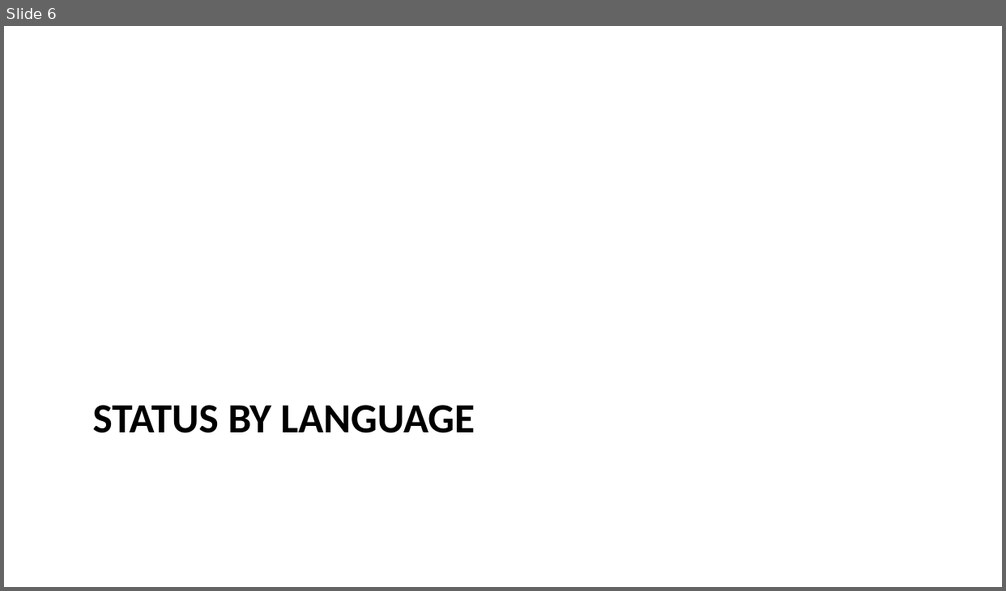
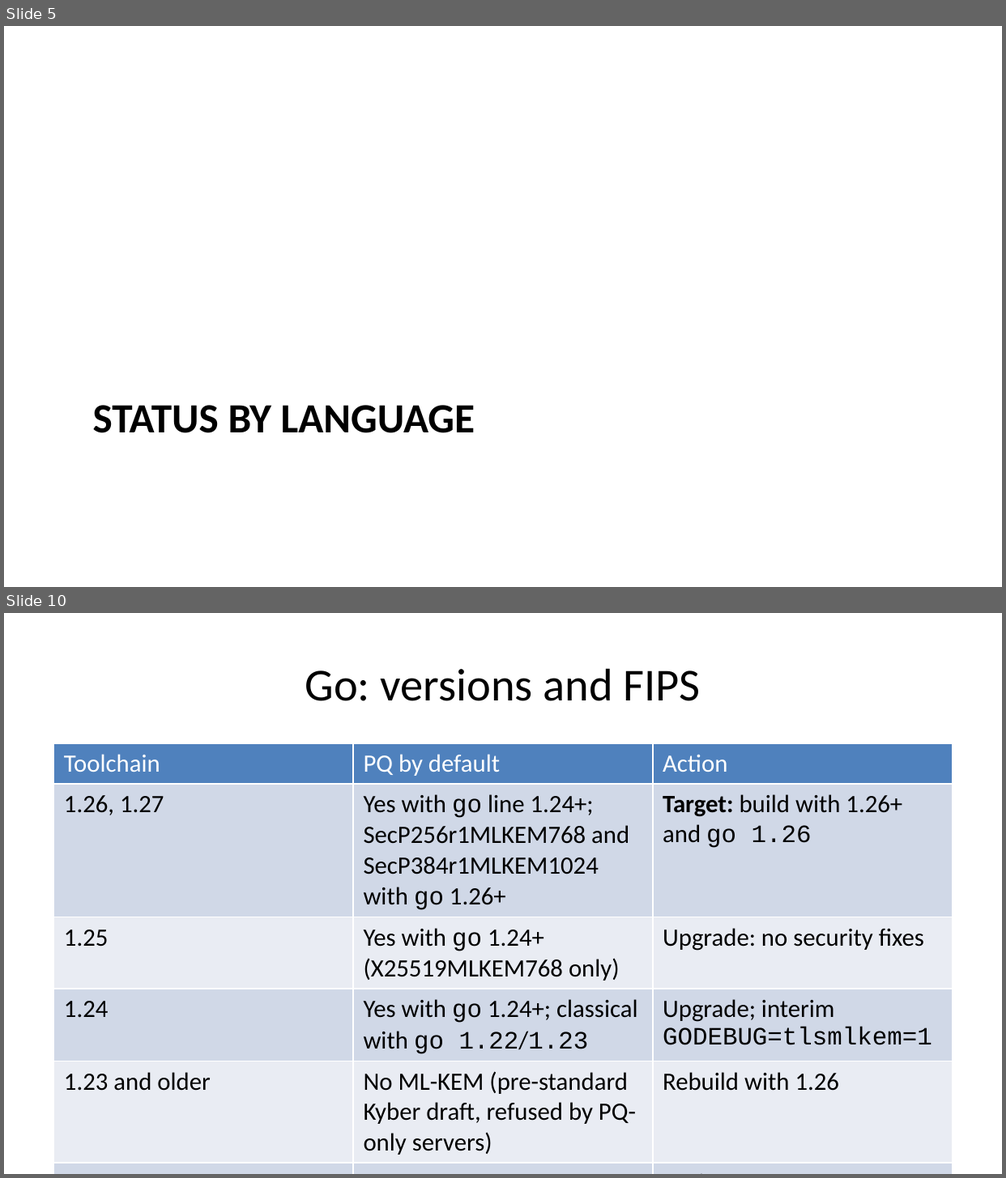
Before and after one commit to moolivkkr/PQC, a slide deck: PQC-Summary.pptx. Shown one above the other, each under a label of ours: slide 6 before the commit, slides 5 and 10 after it; the slides between them are not shown. The pictures are 1006x591 and 1006x1178 pixels, drawn with LibreOffice and Linux fonts; fonts in the diff are those of the drawing. Boxes give left, top, right and bottom in pixels: in the first picture for what was removed or moved away, otherwise in the second. Text is boxed around its words. In the diff, an @@ line names an element or a change of style, - is before the commit and + after.

```diff
--- a/PQC-Summary.pptx
+++ b/PQC-Summary.pptx
@@ slide 10 added at bbox=[4, 613, 1002, 1174], background #FFFFFF @@
@@ title added at bbox=[305, 668, 701, 701], 33 pt, text #000000 @@
+Go: versions and FIPS
@@ table added at bbox=[54, 743, 952, 1158], 6 rows, 3 columns @@
+Toolchain | PQ by default | Action
+1.26, 1.27 | Yes with go line 1.24+; SecP256r1MLKEM768 and SecP384r1MLKEM1024 with go 1.26+ | Target: build with 1.26+ and go 1.26
+1.25 | Yes with go 1.24+ (X25519MLKEM768 only) | Upgrade: no security fixes
+1.24 | Yes with go 1.24+; classical with go 1.22/1.23 | Upgrade; interim GODEBUG=tlsmlkem=1
+1.23 and older | No ML-KEM (pre-standard Kyber draft, refused by PQ-only servers) | Rebuild with 1.26
+FIPS | 1.26+ GOFIPS140: hybrids + P-256, P-384, P-521. Go 1.24 FIPS, boringcrypto fipsonly: no PQ. 1.25 fips140=only: every handshake fails | Native GOFIPS140 on 1.26+
@@ what was slide 6 is now slide 5 @@
```
Also in this commit, not shown: 10 slides changed, 17 other slides added, 2 slides removed, 8 other files.
